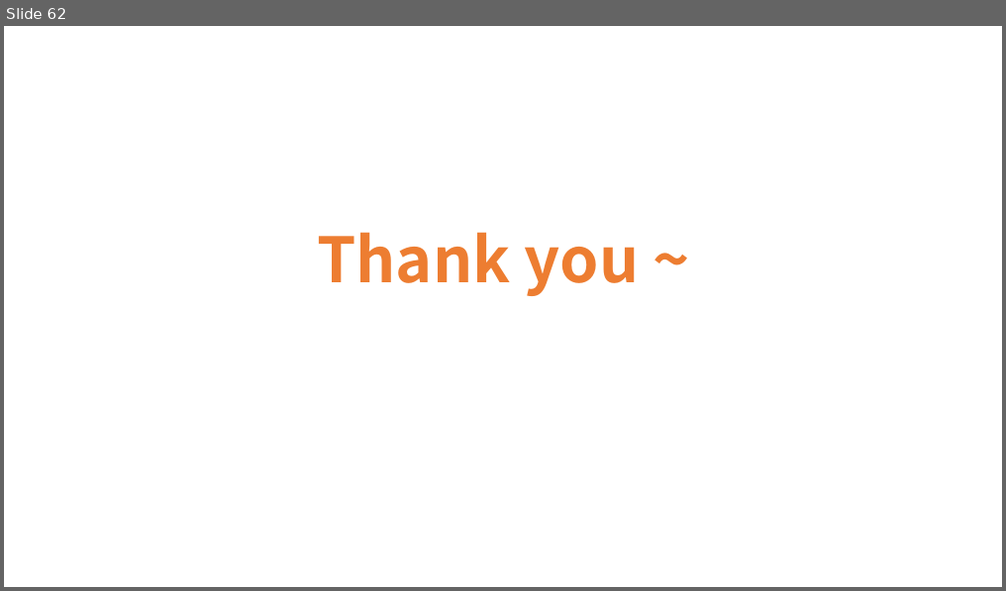
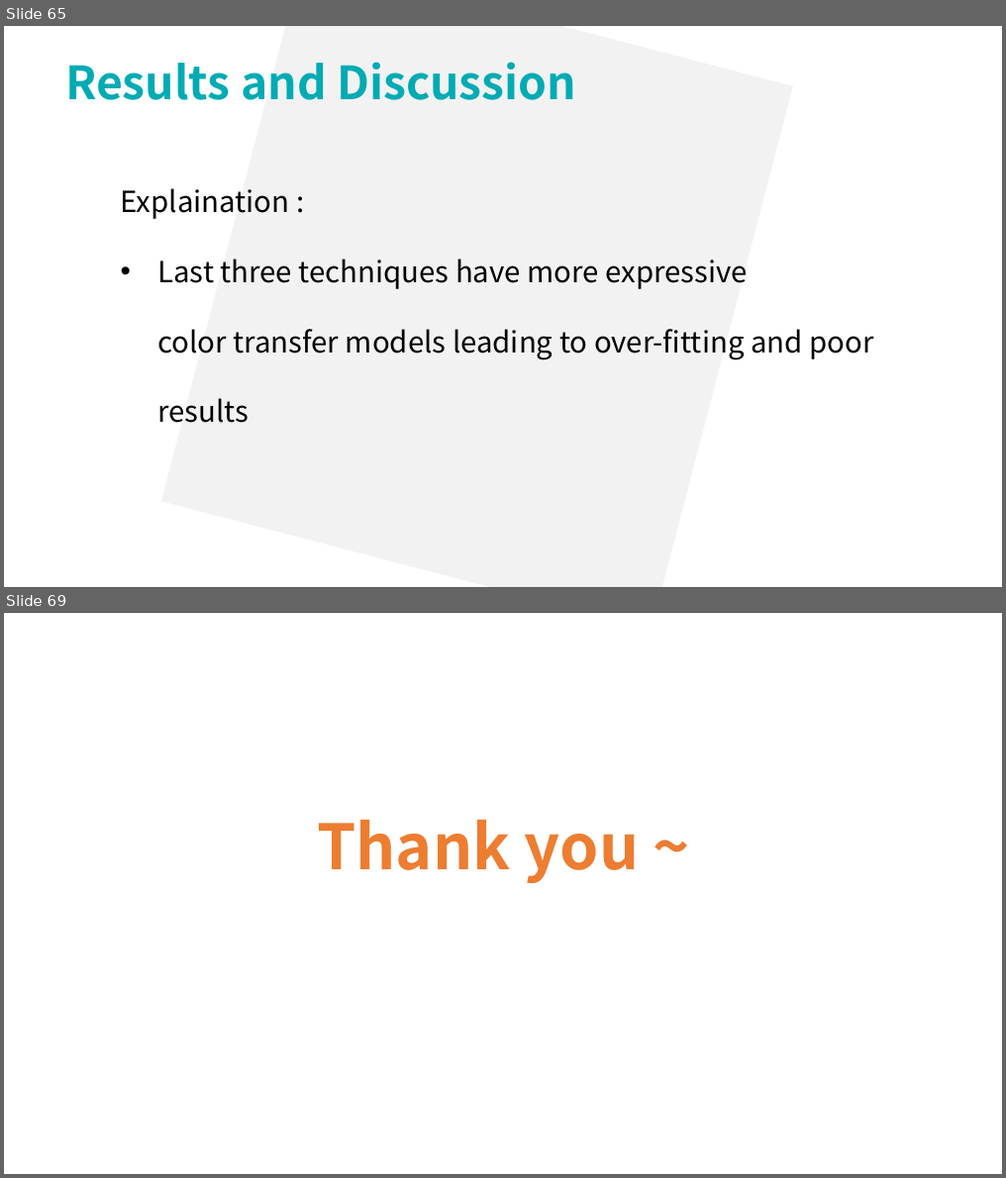
Before and after one commit to lsyoath/sheepy, a slide deck: ComputerVision.pptx. Shown one above the other, each under a label of ours: slide 62 before the commit, slides 65 and 69 after it; the slides between them are not shown. The pictures are 1006x591 and 1006x1178 pixels, drawn with LibreOffice and Linux fonts; fonts in the diff are those of the drawing. Boxes give left, top, right and bottom in pixels: in the first picture for what was removed or moved away, otherwise in the second. Text is boxed around its words. In the diff, an @@ line names an element or a change of style, - is before the commit and + after.

```diff
--- a/ComputerVision.pptx
+++ b/ComputerVision.pptx
@@ slide 65 added at box(4, 26, 1002, 587), background #FFFFFF @@
@@ rectangle added at box(161, 26, 793, 587), fill #F2F2F2 @@
@@ text added at box(65, 62, 576, 100), 44 pt, text #00ABB4, bold @@
+Results and Discussion
@@ text added at box(121, 188, 873, 423), 28 pt, text #000000 @@
+  Explaination :
+    • Last three techniques have more expressive
+      color transfer models leading to over-fitting and poor results
@@ what was slide 62 is now slide 69 @@
```
Also in this commit, not shown: 2 slides changed, 6 other slides added.
